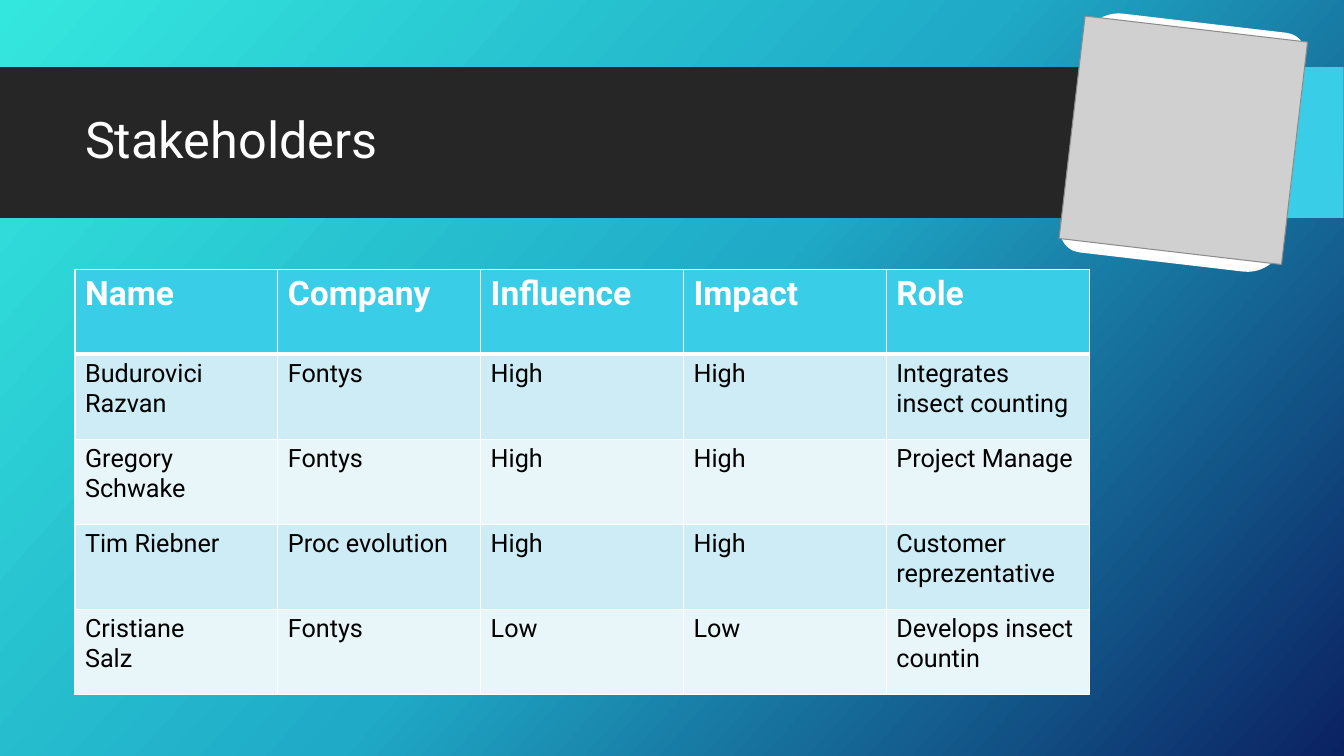
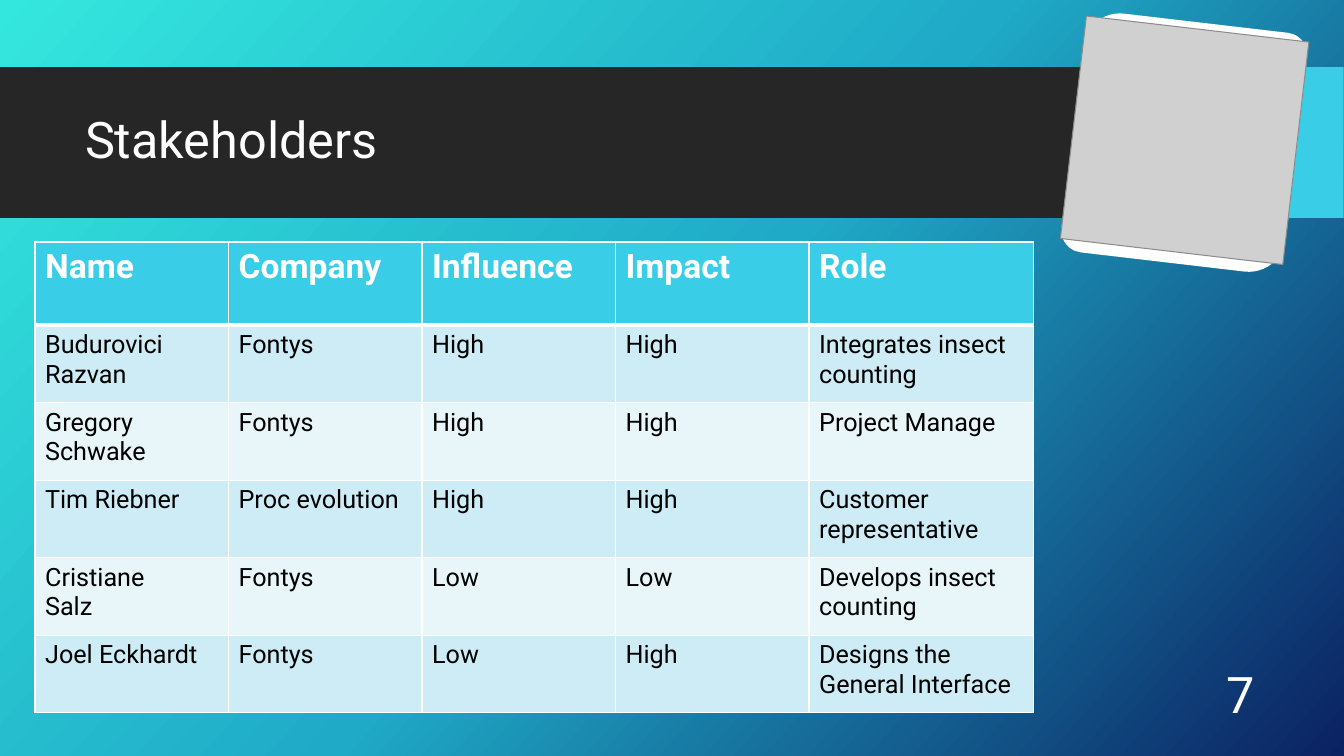
Before and after one commit to CosminBudurovici/Digital_Twin_Monitoring_System, a slide deck: slide 7 of Design Artefacts/Monitoring system presentation.pptx. Drawn at 1344x756 pixels with LibreOffice and Linux fonts; fonts in the diff are those of the drawing; grey boxes stand for pictures; background and template pictures are left out. Boxes give left, top, right and bottom in pixels: in the first picture for what was removed or moved away, otherwise in the second. Text is boxed around its words. In the diff, an @@ line names an element or a change of style, - is before the commit and + after.

```diff
--- a/Design Artefacts/Monitoring system presentation.pptx
+++ b/Design Artefacts/Monitoring system presentation.pptx
@@ table at (35, 242, 1034, 713) @@
-row 4: Tim Riebner | Proc evolution | High | High | Customer reprezentative
-row 5: Cristiane / Salz | Fontys | Low | Low | Develops insect countin
+row 4: Tim Riebner | Proc evolution | High | High | Customer representative
+row 5: Cristiane / Salz | Fontys | Low | Low | Develops insect counting
+row 6: Joel Eckhardt | Fontys | Low | High | Designs the General Interface
@@ table: place and size @@
-table at (75, 269, 1088, 695)
+table at (35, 242, 1034, 713)
@@ page number added at (1227, 677, 1255, 713), 36 pt, text #FFFFFF @@
+7
```
Also in this commit, not shown: 16 other slides changed, 10 slides added, 1 slide removed, 6 other files.
